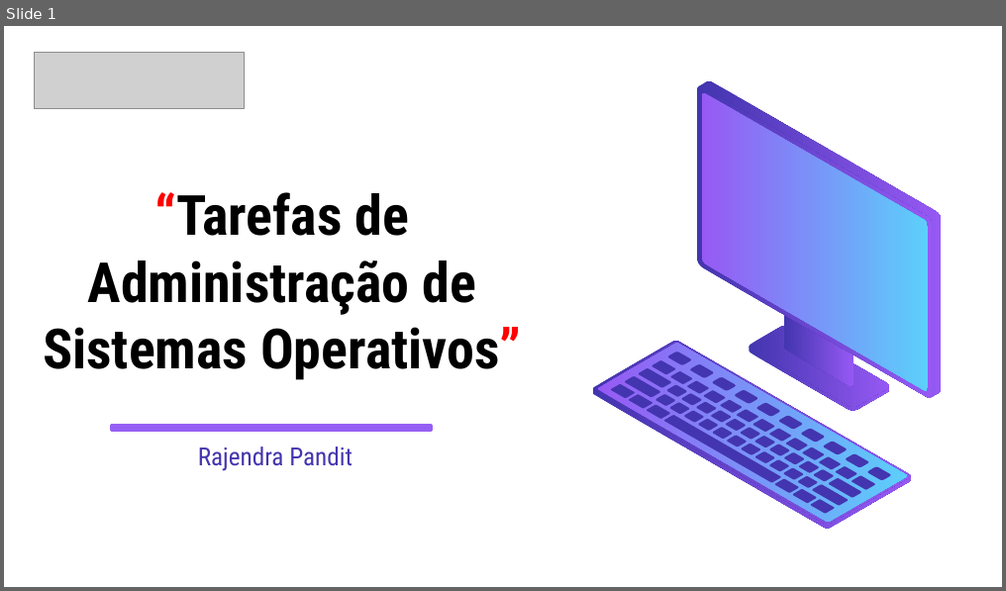
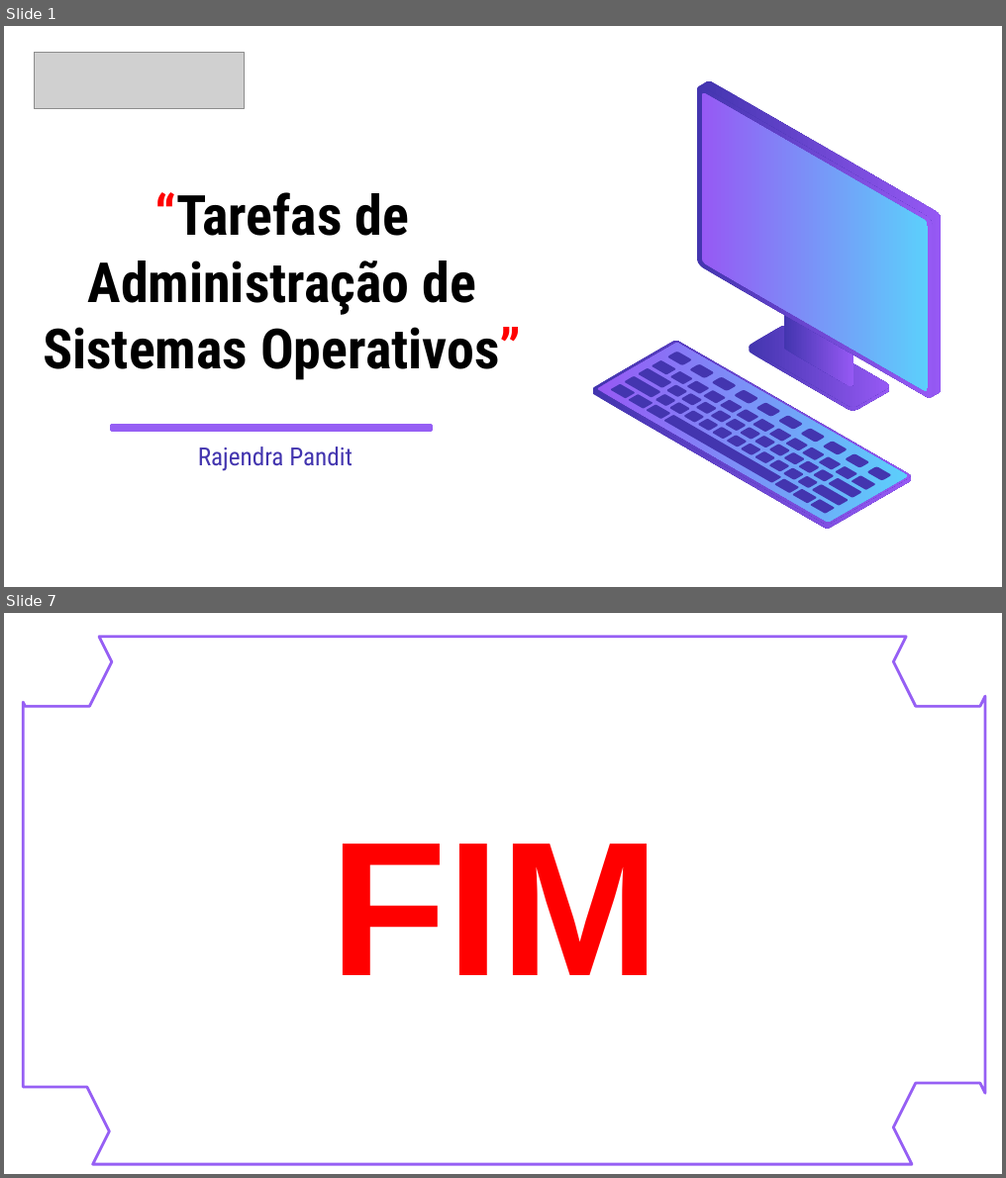
Before and after one commit to codebysujan/PowerPoint, a slide deck: Presentation1.pptx. Shown one above the other, each under a label of ours: slide 1 before the commit, slides 1 and 7 after it; the slides between them are not shown. The pictures are 1006x591 and 1006x1178 pixels, drawn with LibreOffice and Linux fonts; fonts in the diff are those of the drawing; grey boxes stand for pictures. Boxes give left, top, right and bottom in pixels: in the first picture for what was removed or moved away, otherwise in the second. Text is boxed around its words. In the diff, an @@ line names an element or a change of style, - is before the commit and + after.

```diff
--- a/Presentation1.pptx
+++ b/Presentation1.pptx
@@ slide 7 added at (4, 613, 1002, 1174), background #FFFFFF @@
@@ freeform shape added at (23, 637, 985, 1164), outline #965FF4 2 pt @@
@@ rectangle added at (414, 650, 576, 719), fill #FFFFFF, outline #FFFFFF 2 pt @@
@@ text added at (331, 844, 659, 975), 138 pt, text #FF0000, bold @@
+FIM
```
Also in this commit, not shown: 1 slide changed, 4 other slides added, 1 slide removed.
